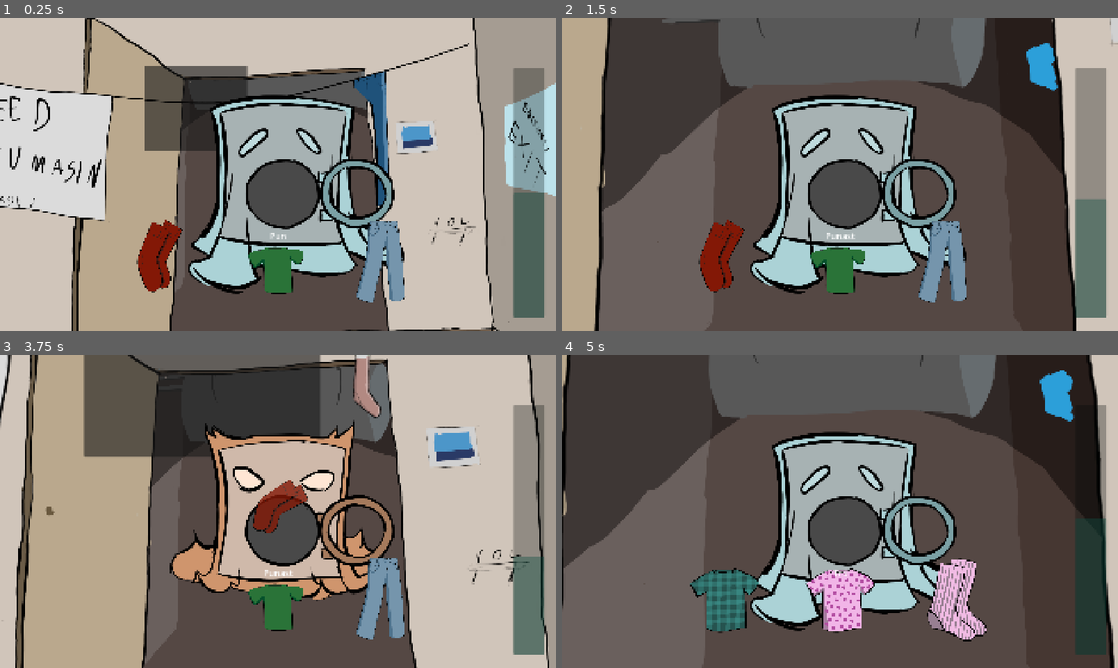
Above: before the commit, frames 1-4 (two rows, left to right).
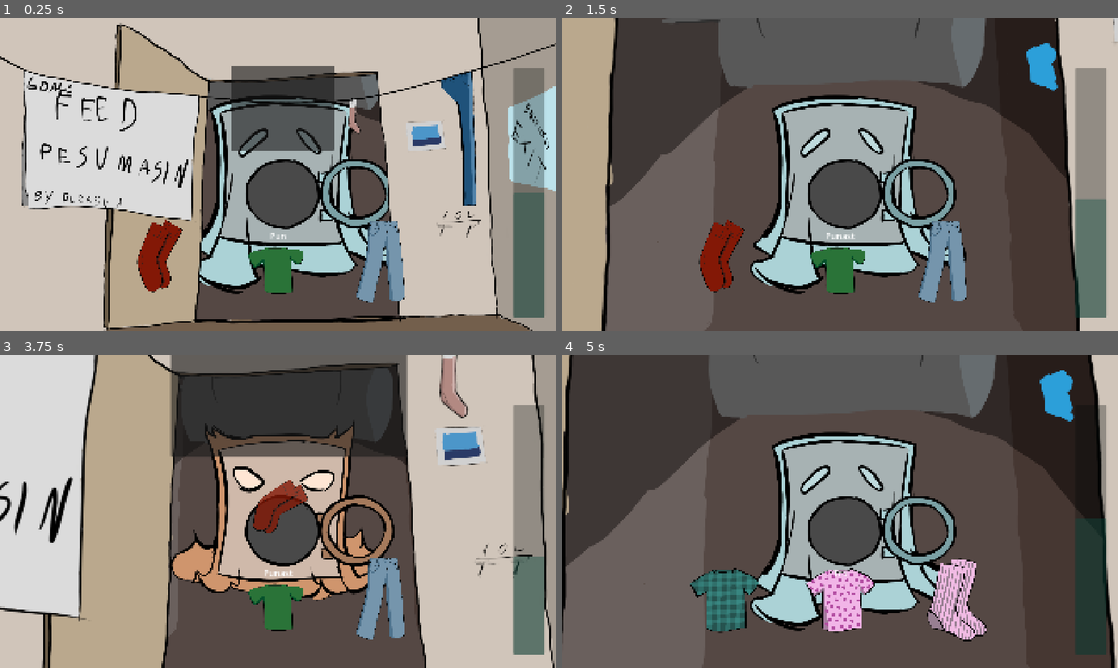
Above: after the commit, the same moments.

Repository: Kuulimagnaat/mangujamm2026
Game: Godot game, scene res://main.tscn
Same seed, same stepped clock (60 frames per second), same inputs: the game is played once before the commit and once after it.
Inputs (mouse positions are in pixels of both pictures, inside the frame that each line leads up to; where the layout moved, square brackets give the same spot in the first picture):
- Up to frame 1 (0.25 s): no input
- Up to frame 2 (1.5 s): click (845, 108) [756, 108] at 0.5 s; move the mouse to (840, 262) at 1.27 s; press the mouse at (840, 262) at 1.28 s
- Up to frame 3 (3.75 s): move the mouse to (394, 599) at 2.02 s; release the mouse at (394, 599) at 2.03 s; click (394, 599) at 2.1 s; move the mouse to (161, 599) at 2.77 s; press the mouse at (161, 599) at 2.78 s; tap Enter at 3.5 s; move the mouse to (278, 517) at 3.52 s; release the mouse at (278, 517) at 3.53 s; click (278, 517) at 3.6 s
- Up to frame 4 (5 s): move the mouse to (1006, 558) at 4.27 s; press the mouse at (1006, 558) at 4.28 s

The runs differ from the first frame. In frame 1, 31% of the frame differs, in the area x 0-100%, y 0-100%; in frame 2, 3.2%; in frame 3, 31%; in frame 4, 1.1%.

Commit message:
Pesumasin stseenis

Diff:
--- a/proj/Main.gd
+++ b/proj/Main.gd
@@ -30,9 +30,10 @@
 	mõõt.value = Global.rahulolu
 	eseme_asukohad.shuffle()
 	esita_valik()
-	pesumasinastseen = preload("res://pesumasin.tscn")
-	pesumasin = pesumasinastseen.instantiate()
-	add_child(pesumasin)
+	#pesumasinastseen = preload("res://pesumasin.tscn")
+	#pesumasin = pesumasinastseen.instantiate()
+	#pesumasin.position = Vector2(500,0)
+	#add_child(pesumasin)
 # Called every frame. 'delta' is the elapsed time since the previous frame.
 
 # 1 tähendab menüüs olemist.
--- a/proj/lohistatav_valik.gd
+++ b/proj/lohistatav_valik.gd
@@ -37,7 +37,7 @@
 
 	if keerleb == true:
 		var tween = get_tree().create_tween()
-		tween.tween_property($".","position", Vector2(vanem.pesumasin.position), 0.2)
+		tween.tween_property($".","position", get_parent().get_node("Pesumasin").position, 0.2)
 		rotation += 3*delta
 		scale.y -=0.5*delta
 		scale.x -=0.5*delta
--- a/proj/main.tscn
+++ b/proj/main.tscn
@@ -5,6 +5,7 @@
 [ext_resource type="Script" uid="uid://g0ucl476d1l8" path="res://menuu.gd" id="2_5vw27"]
 [ext_resource type="Texture2D" uid="uid://c8n5sufehykey" path="res://Joonistused/taust.png" id="2_h2yge"]
 [ext_resource type="Texture2D" uid="uid://0p40tqb8lfgv" path="res://Joonistused/Säär.png" id="3_272bh"]
+[ext_resource type="PackedScene" uid="uid://eqgn3tvg73hk" path="res://pesumasin.tscn" id="4_1bvp3"]
 [ext_resource type="Script" uid="uid://ckmbqosfu3btp" path="res://Helislaider.gd" id="4_272bh"]
 [ext_resource type="Texture2D" uid="uid://nunfx0xgwbhf" path="res://Joonistused/Püks.png" id="5_kek77"]
 [ext_resource type="Texture2D" uid="uid://dobdahkoxf81o" path="res://Joonistused/Valikud.png" id="6_4c57u"]
@@ -35,7 +36,7 @@
 "times": PackedFloat32Array(0, 2),
 "transitions": PackedFloat32Array(0.5, 1),
 "update": 0,
-"values": [Vector2(1.074074, 1.074074), Vector2(3.054, 3.054)]
+"values": [Vector2(1, 1), Vector2(3.054, 3.054)]
 }
 tracks/2/type = "value"
 tracks/2/imported = false
@@ -47,7 +48,7 @@
 "times": PackedFloat32Array(0, 2),
 "transitions": PackedFloat32Array(0.5, 1),
 "update": 0,
-"values": [Vector2(-68, 13), Vector2(-218, -368)]
+"values": [Vector2(0, 0), Vector2(-218, -368)]
 }
 tracks/3/type = "value"
 tracks/3/imported = false
@@ -86,7 +87,7 @@
 "times": PackedFloat32Array(0),
 "transitions": PackedFloat32Array(1),
 "update": 0,
-"values": [Vector2(1.074074, 1.074074)]
+"values": [Vector2(1, 1)]
 }
 tracks/2/type = "value"
 tracks/2/imported = false
@@ -98,7 +99,7 @@
 "times": PackedFloat32Array(0),
 "transitions": PackedFloat32Array(1),
 "update": 0,
-"values": [Vector2(-68, 13)]
+"values": [Vector2(0, 0)]
 }
 tracks/3/type = "value"
 tracks/3/imported = false
@@ -116,18 +117,6 @@
 [sub_resource type="Animation" id="Animation_4c57u"]
 resource_name = "new_animation"
 length = 2.0
-tracks/0/type = "value"
-tracks/0/imported = false
-tracks/0/enabled = true
-tracks/0/path = NodePath("Menuu:scale")
-tracks/0/interp = 1
-tracks/0/loop_wrap = true
-tracks/0/keys = {
-"times": PackedFloat32Array(0),
-"transitions": PackedFloat32Array(1),
-"update": 0,
-"values": [Vector2(1, 1)]
-}
 
 [sub_resource type="AnimationLibrary" id="AnimationLibrary_efxa6"]
 _data = {
@@ -170,8 +159,6 @@
 [node name="Menuu" type="Control" parent="." unique_id=136811666]
 layout_mode = 3
 anchors_preset = 0
-offset_left = -300.0
-offset_right = -300.0
 script = ExtResource("2_5vw27")
 
 [node name="Mangi" type="Button" parent="Menuu" unique_id=1135193109]
@@ -214,8 +201,6 @@
 
 [node name="Sein" type="Sprite2D" parent="." unique_id=401554642]
 z_index = -1
-position = Vector2(-68, 13)
-scale = Vector2(1.074074, 1.074074)
 texture = ExtResource("2_0xm2m")
 script = ExtResource("8_kek77")
 
@@ -225,3 +210,5 @@
 
 [node name="AnimationPlayer" type="AnimationPlayer" parent="." unique_id=714302648]
 libraries/ = SubResource("AnimationLibrary_efxa6")
+
+[node name="Pesumasin" parent="." unique_id=1650951301 instance=ExtResource("4_1bvp3")]
--- a/proj/pesumasin.tscn
+++ b/proj/pesumasin.tscn
@@ -6,6 +6,7 @@
 radius = 88.23265
 
 [node name="Pesumasin" type="Sprite2D" unique_id=1650951301]
+z_index = -2
 script = ExtResource("2_bq02f")
 
 [node name="RiidedSisseAla" type="Area2D" parent="." unique_id=1148682131]
--- a/proj/sein.gd
+++ b/proj/sein.gd
@@ -1,6 +1,6 @@
 extends Sprite2D
 
-var algsuurus = 1.07
+var algsuurus = 1
 # Called when the node enters the scene tree for the first time.
 func _ready() -> void:
 	scale = Vector2(algsuurus, algsuurus)
